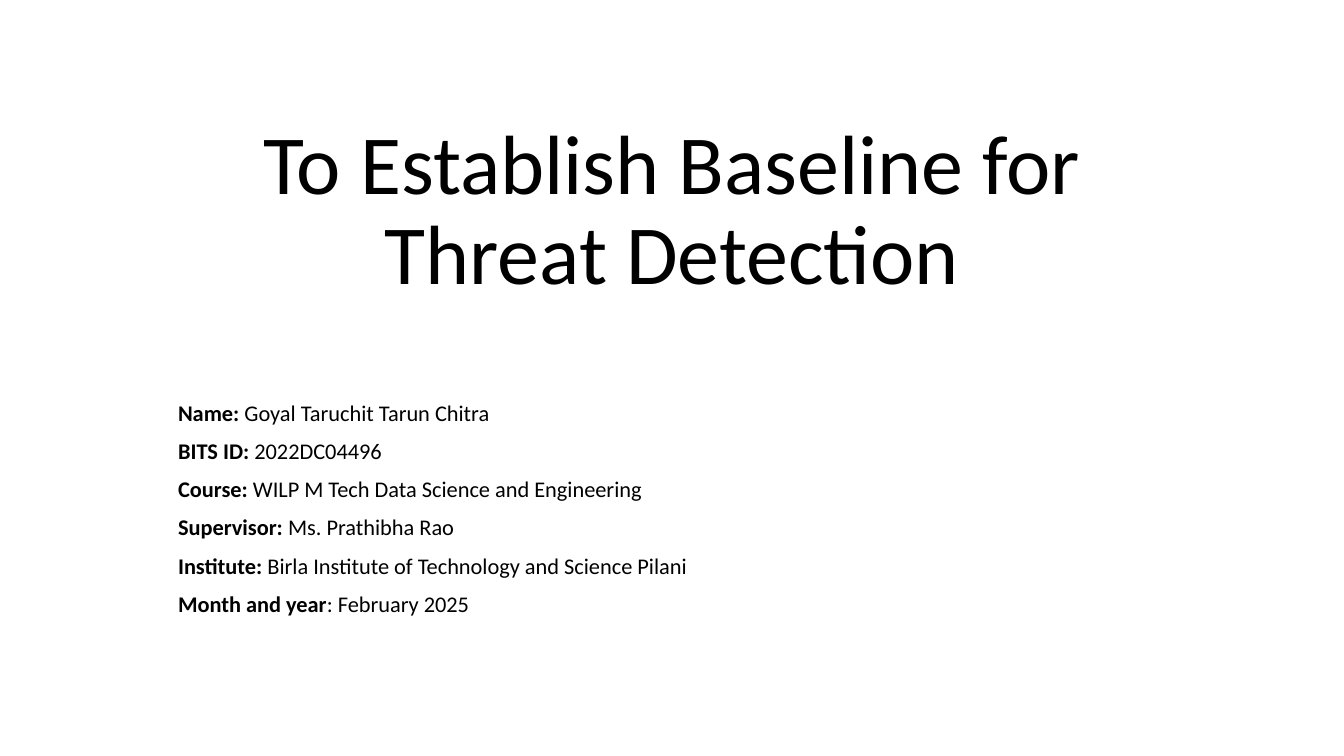
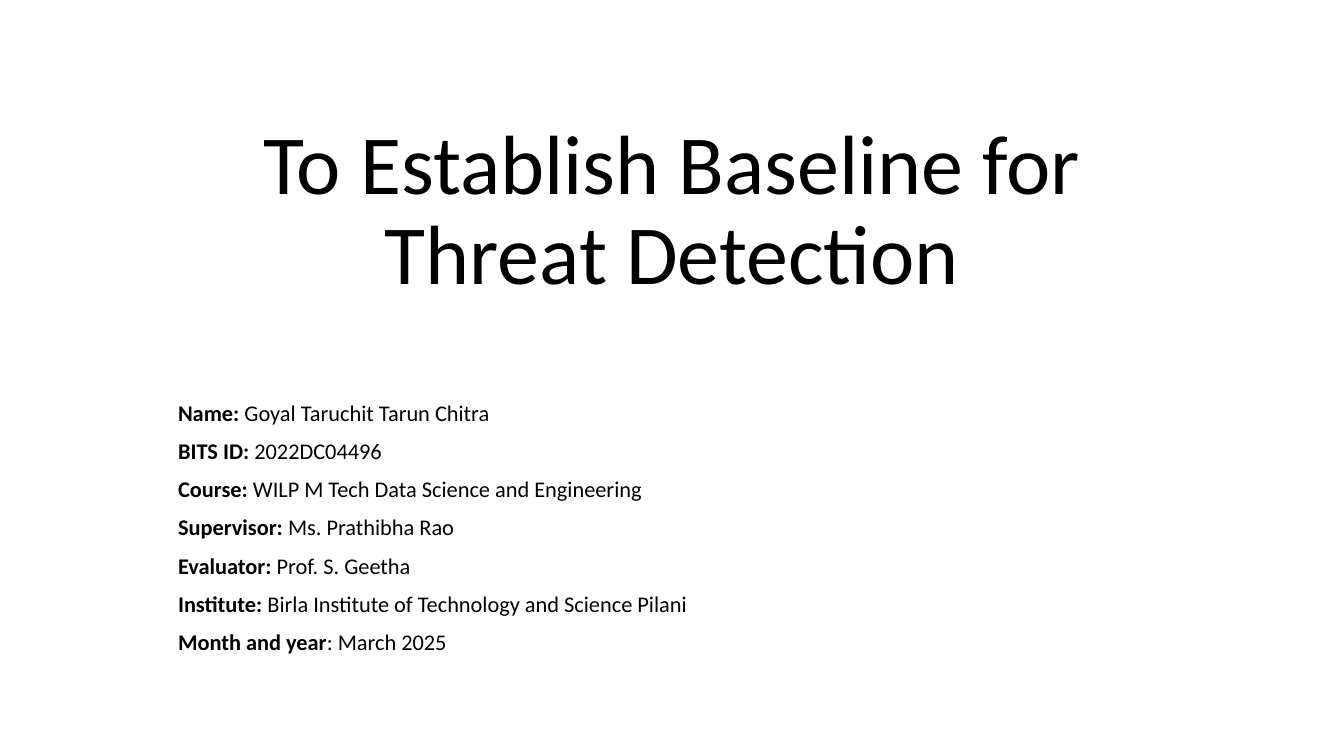
Before and after one commit to taruchit/BITS_dissertation, a slide deck: slide 1 of Documentation/Final_document/To Establish Baseline for Threat Detection.pptx. Drawn at 1344x756 pixels with LibreOffice and Linux fonts; fonts in the diff are those of the drawing. Boxes give left, top, right and bottom in pixels: in the first picture for what was removed or moved away, otherwise in the second. Text is boxed around its words. In the diff, an @@ line names an element or a change of style, - is before the commit and + after.

```diff
--- a/Documentation/Final_document/To Establish Baseline for Threat Detection.pptx
+++ b/Documentation/Final_document/To Establish Baseline for Threat Detection.pptx
@@ subtitle at (178,558,410,574): paragraph added @@
+Evaluator: Prof. S. Geetha
@@ subtitle at (178,634,446,654): text changed; bold on @@
-Month and year: February 2025
+Month and year: March 2025
```
Also in this commit, not shown: 5 other slides changed, 45 slides added.
